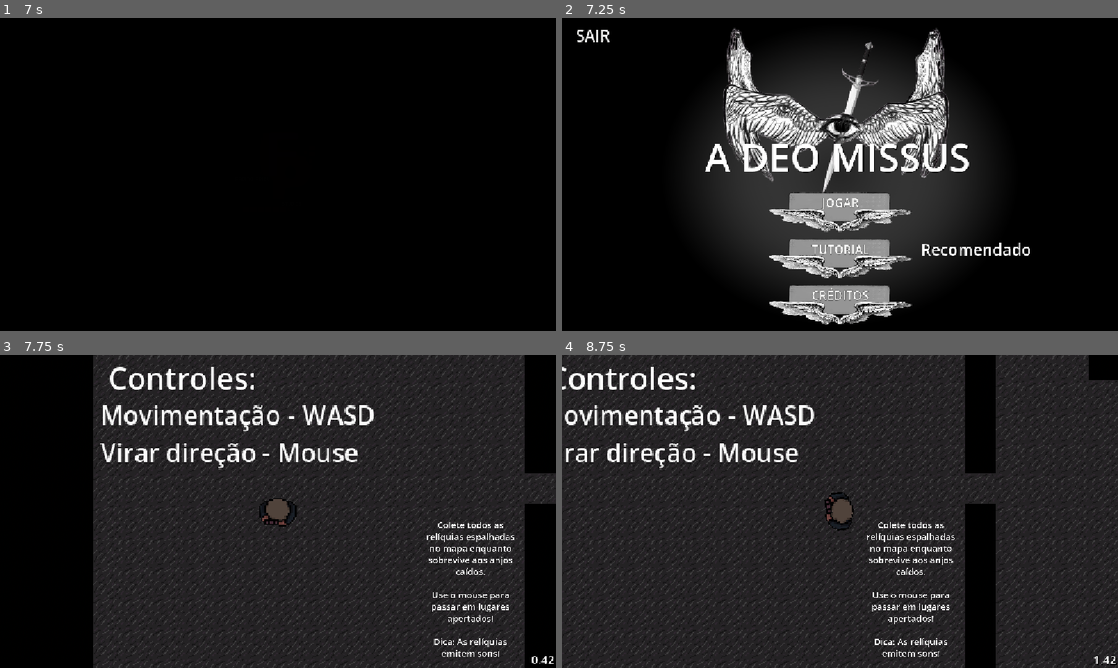
Above: before the commit, frames 1-4 (two rows, left to right).
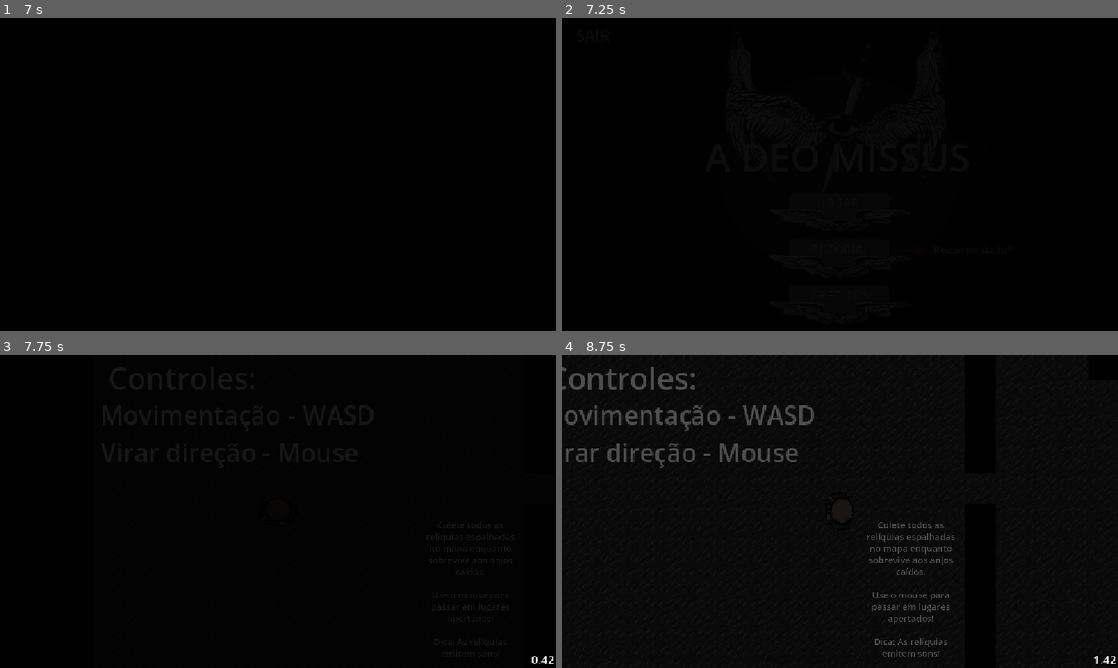
Above: after the commit, the same moments.

Repository: GaryBr007/A-Deo-Missus
Game: Godot game, scene res://cenas/menus/FadingPixellogo.tscn
The game is run twice, just before and just after one commit, with the same random seed, the same clock (stepped at 60 frames per second) and the same inputs.
Inputs (mouse positions are in pixels of both pictures, inside the frame that each line leads up to):
- Up to frame 1 (7 s): move the mouse to (400, 158) at 0.52 s; hold D (ui_right) 0.53-1.28 s; move the mouse to (166, 190) at 1.27 s; hold S (ui_down) 1.28-2.03 s; move the mouse to (333, 105) at 2.02 s; hold D (ui_right) 2.03-2.78 s; move the mouse to (250, 237) at 2.77 s; hold W (ui_up) 2.78-3.53 s; tap Enter at 3.5 s; move the mouse to (444, 221) at 3.52 s; hold A (ui_left) 3.53-5.03 s; move the mouse to (111, 127) at 4.27 s; move the mouse to (305, 174) at 5.02 s; hold S (ui_down) 5.03-5.78 s; move the mouse to (194, 96) at 5.77 s; hold D (ui_right) 5.78-6.53 s; move the mouse to (400, 158) at 6.52 s; hold W (ui_up) from 6.53 s (still down)
- Up to frame 2 (7.25 s): keep holding W (ui_up)
- Up to frame 3 (7.75 s): release W (ui_up) at 7.25 s; click "TUTORIAL" at 7.25 s
- Up to frame 4 (8.75 s): move the mouse to (728, 527) at 8.02 s; hold D (ui_right) from 8.03 s (still down)

Frame 1 is identical in both runs. In frame 2, 32% of the frame differs, in the area x 2-85%, y 3-98%; in frame 3, 71%; in frame 4, 85%, in the area x 0-100%, y 0-100%.

Commit message:
update tutorial 5000

Diff:
--- a/A Deo Missus 2D Alpha/cenas/menus/comojoga.tscn
+++ b/A Deo Missus 2D Alpha/cenas/menus/comojoga.tscn
@@ -9,7 +9,7 @@
 [ext_resource type="PackedScene" uid="uid://ta8ut5cgy4ea" path="res://cenas/misc/inimigoE.tscn" id="7_3pooc"]
 [ext_resource type="AudioStream" uid="uid://ddjoiaigua2y1" path="res://sons/Spawn.mp3" id="8_dnwje"]
 [ext_resource type="Script" uid="uid://cqh4qphv3cwt3" path="res://scripts/misc/microfone.gd" id="9_kivau"]
-[ext_resource type="Texture2D" uid="uid://bvt6cldwhctwo" path="res://assets/holybible.png" id="10_j5p0t"]
+[ext_resource type="Texture2D" uid="uid://bymdcfvl81ql" path="res://assets/BolaAmarela.png" id="10_kivau"]
 [ext_resource type="AudioStream" uid="uid://5p67tmimvvtm" path="res://sons/Grab.mp3" id="12_j5p0t"]
 
 [sub_resource type="NavigationPolygon" id="NavigationPolygon_bhm4t"]
@@ -172,7 +172,8 @@
 pitch_scale = 0.96
 
 [node name="Biblia" type="Area2D" parent="." unique_id=1526211273]
-position = Vector2(768, 304)
+position = Vector2(768, 264)
+scale = Vector2(0.5, 0.5)
 collision_mask = 3
 script = ExtResource("9_kivau")
 
@@ -182,8 +183,7 @@
 
 [node name="Sprite2D" type="Sprite2D" parent="Biblia" unique_id=1032794587]
 position = Vector2(0, -0.99993896)
-scale = Vector2(0.07291665, 0.09142844)
-texture = ExtResource("10_j5p0t")
+texture = ExtResource("10_kivau")
 
 [node name="AudioStreamPlayer2D3" type="AudioStreamPlayer2D" parent="Biblia" unique_id=759591684]
 volume_db = 4.759
@@ -192,7 +192,6 @@
 max_distance = 580.0
 
 [node name="Fadein" type="ColorRect" parent="." unique_id=1152024669]
-visible = false
 z_index = 4
 offset_left = -1712.0
 offset_top = -912.0
--- a/A Deo Missus 2D Alpha/cenas/menus/tela_menu.tscn
+++ b/A Deo Missus 2D Alpha/cenas/menus/tela_menu.tscn
@@ -5,6 +5,7 @@
 [ext_resource type="Texture2D" uid="uid://clmvptm7hys8g" path="res://assets/logodeomissus-removebg-preview.png" id="3_3b2dc"]
 [ext_resource type="Texture2D" uid="uid://d1ar1ke10hla7" path="res://assets/Free Vignette Overlay 24.png" id="3_irlws"]
 [ext_resource type="Texture2D" uid="uid://ccd6et822v1ki" path="res://assets/botaoplay.png" id="4_irlws"]
+[ext_resource type="Texture2D" uid="uid://du1a5r08kk2kv" path="res://assets/2-2-arrow-png-pic.png" id="6_uqo67"]
 
 [sub_resource type="ParticleProcessMaterial" id="ParticleProcessMaterial_irlws"]
 lifetime_randomness = 0.75
@@ -80,7 +81,7 @@
 offset_bottom = 648.0
 color = Color(0.147672, 0.147672, 0.147672, 1)
 
-[node name="Pngfind_com-gfx-png-2552702" type="Sprite2D" parent="." unique_id=219806030]
+[node name="Vignette" type="Sprite2D" parent="." unique_id=219806030]
 modulate = Color(0.47007585, 0.47007585, 0.47007585, 1)
 position = Vector2(576, 324)
 scale = Vector2(1.2800001, 1.08)
@@ -96,22 +97,22 @@
 fixed_fps = 75
 process_material = SubResource("ParticleProcessMaterial_irlws")
 
-[node name="LogodeomissusRemovebgPreview" type="Sprite2D" parent="." unique_id=1063583086]
+[node name="LogoDeoMissus" type="Sprite2D" parent="." unique_id=1063583086]
 position = Vector2(560, 191.99995)
 scale = Vector2(1.0000005, 0.99999577)
 texture = ExtResource("3_3b2dc")
 
-[node name="Botaoplay" type="Sprite2D" parent="." unique_id=500102086]
+[node name="BotaoPlay" type="Sprite2D" parent="." unique_id=500102086]
 position = Vector2(568, 418)
 scale = Vector2(0.22, 0.2225)
 texture = ExtResource("4_irlws")
 
-[node name="Botaoplay2" type="Sprite2D" parent="." unique_id=1050738056]
+[node name="BotaoTutorial" type="Sprite2D" parent="." unique_id=1050738056]
 position = Vector2(568, 514)
 scale = Vector2(0.22, 0.2225)
 texture = ExtResource("4_irlws")
 
-[node name="Botaoplay3" type="Sprite2D" parent="." unique_id=1633243861]
+[node name="BotaoCreditos" type="Sprite2D" parent="." unique_id=1633243861]
 position = Vector2(568, 610)
 scale = Vector2(0.22, 0.2225)
 texture = ExtResource("4_irlws")
@@ -130,7 +131,7 @@
 text = "JOGAR"
 flat = true
 
-[node name="comojoga" type="Button" parent="." unique_id=157706820]
+[node name="Comojoga" type="Button" parent="." unique_id=157706820]
 offset_left = 456.00003
 offset_top = 456.0
 offset_right = 708.10034
@@ -143,7 +144,7 @@
 text = "TUTORIAL"
 flat = true
 
-[node name="credits" type="Button" parent="." unique_id=508651393]
+[node name="Credits" type="Button" parent="." unique_id=508651393]
 offset_left = 472.00003
 offset_top = 552.0
 offset_right = 690.48694
@@ -156,7 +157,7 @@
 text = "CRÉDITOS"
 flat = true
 
-[node name="exit" type="Button" parent="." unique_id=787530043]
+[node name="Exit" type="Button" parent="." unique_id=787530043]
 offset_left = -55.99997
 offset_top = 8.0
 offset_right = 196.00003
@@ -170,7 +171,7 @@
 "
 flat = true
 
-[node name="RichTextLabel" type="RichTextLabel" parent="." unique_id=1965624365]
+[node name="Titulo" type="RichTextLabel" parent="." unique_id=1965624365]
 offset_left = 296.0
 offset_top = 232.0
 offset_right = 856.0
@@ -182,20 +183,27 @@
 fit_content = true
 scroll_active = false
 
-[node name="RichTextLabel2" type="RichTextLabel" parent="." unique_id=440789288]
-offset_left = 744.0
-offset_top = 456.0
-offset_right = 976.0
-offset_bottom = 502.0
+[node name="RecomendacaoTexto" type="RichTextLabel" parent="." unique_id=440789288]
+offset_left = 768.0
+offset_top = 464.0
+offset_right = 936.0
+offset_bottom = 495.0
 theme_override_colors/font_shadow_color = Color(0, 0, 0, 1)
-theme_override_font_sizes/normal_font_size = 33
+theme_override_font_sizes/normal_font_size = 22
 theme_override_font_sizes/bold_italics_font_size = 1
-text = "Recomendado"
+text = "Recomendado*
+"
 fit_content = true
 scroll_active = false
+horizontal_alignment = 1
+vertical_alignment = 1
+
+[node name="RecomendacaoSeta" type="Sprite2D" parent="." unique_id=1214837733]
+position = Vector2(728, 480)
+scale = Vector2(0.05, 0.035)
+texture = ExtResource("6_uqo67")
 
 [node name="Fadein" type="ColorRect" parent="." unique_id=580289821]
-visible = false
 offset_right = 1168.0
 offset_bottom = 688.0
 mouse_filter = 2
@@ -206,6 +214,6 @@
 libraries/ = SubResource("AnimationLibrary_82pe7")
 
 [connection signal="pressed" from="Play" to="." method="_on_play_pressed"]
-[connection signal="pressed" from="comojoga" to="." method="_on_comojoga_pressed"]
-[connection signal="pressed" from="credits" to="." method="_on_credits_pressed"]
-[connection signal="pressed" from="exit" to="." method="_on_exit_pressed"]
+[connection signal="pressed" from="Comojoga" to="." method="_on_comojoga_pressed"]
+[connection signal="pressed" from="Credits" to="." method="_on_credits_pressed"]
+[connection signal="pressed" from="Exit" to="." method="_on_exit_pressed"]
--- a/A Deo Missus 2D Alpha/cenas/misc/inimigoE.tscn
+++ b/A Deo Missus 2D Alpha/cenas/misc/inimigoE.tscn
@@ -2,7 +2,7 @@
 
 [ext_resource type="Script" uid="uid://djwmbw2gv6xto" path="res://cenas/misc/inimigo_e.gd" id="1_nlbe5"]
 [ext_resource type="Texture2D" uid="uid://chgss8pttitlr" path="res://assets/kurt_cobain_paphotos_L40609-1-1.jpg" id="1_sunpm"]
-[ext_resource type="AudioStream" uid="uid://b2xtruy7byn6o" path="res://sons/Dramatic Heartbeat Sound Effect [9zw6eZEBp30].mp3" id="2_nlbe5"]
+[ext_resource type="AudioStream" uid="uid://hv3btl1m88f6" path="res://sons/Kurt.mp3" id="3_wbird"]
 
 [sub_resource type="CircleShape2D" id="CircleShape2D_bcg56"]
 radius = 16.03122
@@ -29,8 +29,8 @@
 autostart = true
 
 [node name="AudioStreamPlayer2D" type="AudioStreamPlayer2D" parent="." unique_id=103921898]
-stream = ExtResource("2_nlbe5")
-volume_db = 5.143
+stream = ExtResource("3_wbird")
+volume_db = -2.633
 autoplay = true
 max_distance = 246.0
 attenuation = 0.93303394
--- a/A Deo Missus 2D Alpha/scripts/cenas/comojoga.gd
+++ b/A Deo Missus 2D Alpha/scripts/cenas/comojoga.gd
@@ -5,4 +5,5 @@
 	$AnimationPlayer.play("FadeIn")
 
 func _on_exitcj_pressed() -> void:
+	Global.tutorial = true
 	get_tree().change_scene_to_file("res://cenas/menus/tela_menu.tscn")
--- a/A Deo Missus 2D Alpha/scripts/cenas/tela_menu.gd
+++ b/A Deo Missus 2D Alpha/scripts/cenas/tela_menu.gd
@@ -1,9 +1,14 @@
 extends Node2D
+
+@onready var recomendacao_texto = $RecomendacaoTexto
+@onready var recomendacao_seta = $RecomendacaoSeta
 
 func _ready() -> void:
 	$AnimationPlayer.play("FadeIn")
 	Global.speedrun_time = 0
-
+	if Global.tutorial == true:
+		recomendacao_texto.visible = false
+		recomendacao_seta.visible = false
 
 func _on_play_pressed() -> void:
 	get_tree().change_scene_to_file("res://cenas/fases/antartica.tscn")
Binary file added: A Deo Missus 2D Alpha/assets/2-2-arrow-png-pic.png
Not shown, added: A Deo Missus 2D Alpha/assets/2-2-arrow-png-pic.png.import
Binary file added: A Deo Missus 2D Alpha/assets/BolaAmarela.png
Not shown, added: A Deo Missus 2D Alpha/assets/BolaAmarela.png.import
Not shown, added: A Deo Missus 2D Alpha/sons/Kurt.mp3.import
Not shown, added: A Deo Missus 2D Alpha/assets/yellowball.avif
Not shown, added: A Deo Missus 2D Alpha/sons/Kurt.mp3
